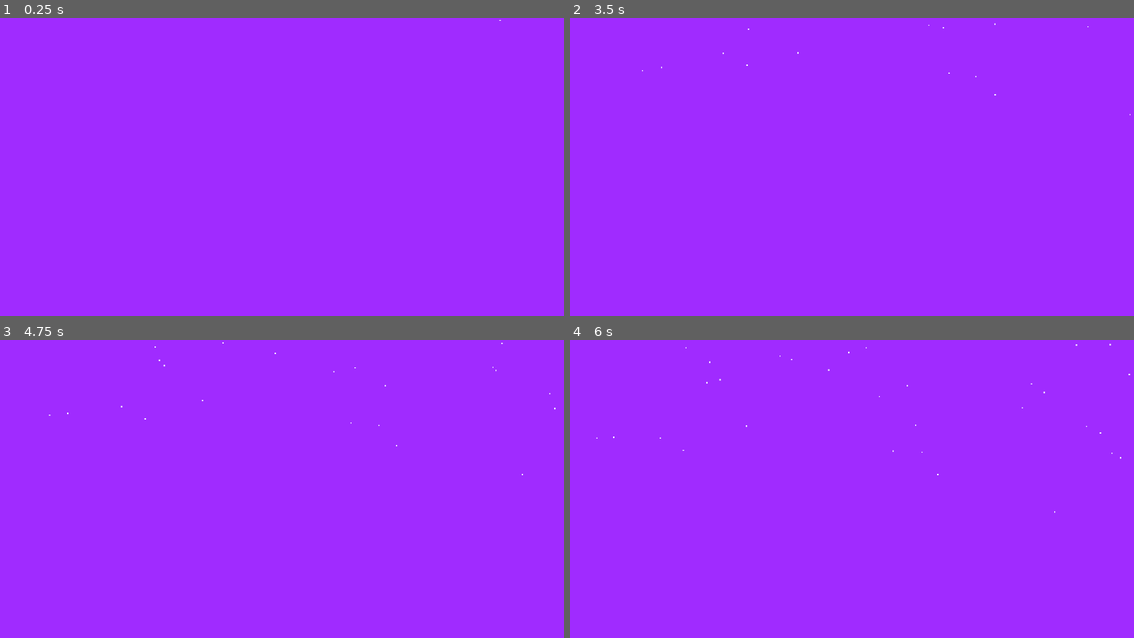
Above: before the commit, frames 1-4 (two rows, left to right).
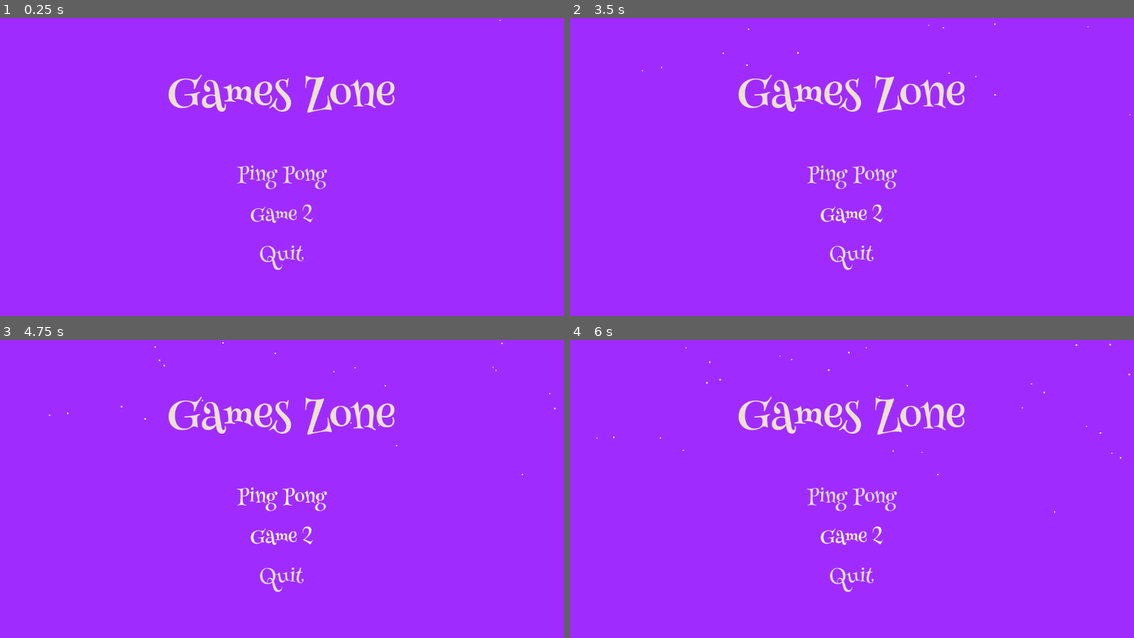
Above: after the commit, the same moments.

Repository: abrar-ol/Pong
Game: Godot game, scene res://scenes/main_menu.tscn
Same seed, same stepped clock (60 frames per second), same inputs: the game is played once before the commit and once after it. This scene is started directly instead of the project's main scene.
Inputs (mouse positions are in pixels of both pictures, inside the frame that each line leads up to):
- Up to frame 1 (0.25 s): no input
- Up to frame 2 (3.5 s): click (852, 175) at 0.5 s, where only the run after the commit has a clickable "Ping Pong"; click (852, 217) at 1.25 s, where only the run after the commit has a clickable "Game 2"; tap Enter at 2 s; hold Up (ui_up) 2.03-2.78 s; tap Space at 2.75 s; hold Down (ui_down) from 2.78 s (still down)
- Up to frame 3 (4.75 s): tap Enter at 3.5 s; release Down (ui_down) at 3.53 s; hold Up (ui_up) from 3.53 s (still down); tap Space at 4.25 s
- Up to frame 4 (6 s): tap Enter at 5 s; release Up (ui_up) at 5.03 s; hold Down (ui_down) from 5.03 s (still down)

The runs differ from the first frame. In frame 1, 2.3% of the frame differs, in the area x 29-70%, y 18-85%; in frame 2, 2.3%; in frame 3, 2.3%; in frame 4, 2.3%.

Commit message:
update the main menu

Diff:
--- a/scenes/main_menu.tscn
+++ b/scenes/main_menu.tscn
@@ -1,4 +1,6 @@
-[gd_scene load_steps=2 format=3 uid="uid://lugf77cavgrm"]
+[gd_scene load_steps=8 format=3 uid="uid://lugf77cavgrm"]
+
+[ext_resource type="FontFile" uid="uid://v3d1jvie7oky" path="res://assets/fonts/HennyPenny-Regular.ttf" id="1_mawpl"]
 
 [sub_resource type="ParticleProcessMaterial" id="ParticleProcessMaterial_77h0p"]
 particle_flag_disable_z = true
@@ -11,6 +13,16 @@
 gravity = Vector3(0, 0, 0)
 scale_min = 2.0
 scale_max = 3.0
+
+[sub_resource type="StyleBoxEmpty" id="StyleBoxEmpty_u1tkx"]
+
+[sub_resource type="StyleBoxEmpty" id="StyleBoxEmpty_t2yv4"]
+
+[sub_resource type="StyleBoxEmpty" id="StyleBoxEmpty_8npn0"]
+
+[sub_resource type="StyleBoxEmpty" id="StyleBoxEmpty_pvvqb"]
+
+[sub_resource type="StyleBoxEmpty" id="StyleBoxEmpty_65yu5"]
 
 [node name="MainMenu" type="Node2D"]
 
@@ -26,3 +38,81 @@
 amount = 100
 process_material = SubResource("ParticleProcessMaterial_77h0p")
 lifetime = 15.0
+
+[node name="Control" type="Control" parent="CanvasLayer"]
+layout_mode = 3
+anchors_preset = 15
+anchor_right = 1.0
+anchor_bottom = 1.0
+grow_horizontal = 2
+grow_vertical = 2
+
+[node name="MarginContainer" type="MarginContainer" parent="CanvasLayer/Control"]
+layout_mode = 1
+anchors_preset = 15
+anchor_right = 1.0
+anchor_bottom = 1.0
+grow_horizontal = 2
+grow_vertical = 2
+theme_override_constants/margin_left = 24
+theme_override_constants/margin_top = 80
+theme_override_constants/margin_right = 24
+theme_override_constants/margin_bottom = 80
+
+[node name="VBoxContainer" type="VBoxContainer" parent="CanvasLayer/Control/MarginContainer"]
+layout_mode = 2
+
+[node name="Label" type="Label" parent="CanvasLayer/Control/MarginContainer/VBoxContainer"]
+layout_mode = 2
+size_flags_horizontal = 4
+size_flags_vertical = 1
+theme_override_colors/font_color = Color(0.92549, 0.886275, 0.815686, 1)
+theme_override_fonts/font = ExtResource("1_mawpl")
+theme_override_font_sizes/font_size = 90
+text = "Games Zone"
+
+[node name="VBoxContainer" type="VBoxContainer" parent="CanvasLayer/Control/MarginContainer/VBoxContainer"]
+layout_mode = 2
+size_flags_vertical = 3
+theme_override_constants/separation = 10
+alignment = 1
+
+[node name="Button" type="Button" parent="CanvasLayer/Control/MarginContainer/VBoxContainer/VBoxContainer"]
+layout_mode = 2
+size_flags_horizontal = 4
+size_flags_vertical = 4
+theme_override_fonts/font = ExtResource("1_mawpl")
+theme_override_font_sizes/font_size = 40
+theme_override_styles/normal = SubResource("StyleBoxEmpty_u1tkx")
+theme_override_styles/hover = SubResource("StyleBoxEmpty_t2yv4")
+theme_override_styles/pressed = SubResource("StyleBoxEmpty_8npn0")
+theme_override_styles/disabled = SubResource("StyleBoxEmpty_pvvqb")
+theme_override_styles/focus = SubResource("StyleBoxEmpty_65yu5")
+text = "Ping Pong"
+
+[node name="Button2" type="Button" parent="CanvasLayer/Control/MarginContainer/VBoxContainer/VBoxContainer"]
+layout_mode = 2
+size_flags_horizontal = 4
+size_flags_vertical = 4
+theme_override_fonts/font = ExtResource("1_mawpl")
+theme_override_font_sizes/font_size = 40
+theme_override_styles/normal = SubResource("StyleBoxEmpty_u1tkx")
+theme_override_styles/hover = SubResource("StyleBoxEmpty_t2yv4")
+theme_override_styles/pressed = SubResource("StyleBoxEmpty_8npn0")
+theme_override_styles/disabled = SubResource("StyleBoxEmpty_pvvqb")
+theme_override_styles/focus = SubResource("StyleBoxEmpty_65yu5")
+text = "Game 2
+"
+
+[node name="Button3" type="Button" parent="CanvasLayer/Control/MarginContainer/VBoxContainer/VBoxContainer"]
+layout_mode = 2
+size_flags_horizontal = 4
+size_flags_vertical = 4
+theme_override_fonts/font = ExtResource("1_mawpl")
+theme_override_font_sizes/font_size = 40
+theme_override_styles/normal = SubResource("StyleBoxEmpty_u1tkx")
+theme_override_styles/hover = SubResource("StyleBoxEmpty_t2yv4")
+theme_override_styles/pressed = SubResource("StyleBoxEmpty_8npn0")
+theme_override_styles/disabled = SubResource("StyleBoxEmpty_pvvqb")
+theme_override_styles/focus = SubResource("StyleBoxEmpty_65yu5")
+text = "Quit"
--- a/scenes/ping_pong_Game.tscn
+++ b/scenes/ping_pong_Game.tscn
@@ -1,7 +1,7 @@
 [gd_scene load_steps=12 format=3 uid="uid://cy2iiipeqiaod"]
 
 [ext_resource type="Texture2D" uid="uid://t3dp2i3y1tj4" path="res://assets/Bg.png" id="1_0yhpc"]
-[ext_resource type="FontFile" uid="uid://ky4vsdxca2cl" path="res://assets/pixel_font.ttf" id="2_ky6ed"]
+[ext_resource type="FontFile" uid="uid://ky4vsdxca2cl" path="res://assets/fonts/pixel_font.ttf" id="2_ky6ed"]
 [ext_resource type="Script" path="res://scripts/Main.gd" id="2_ng2jo"]
 [ext_resource type="Script" path="res://scripts/Player.gd" id="3_yun1u"]
 [ext_resource type="Script" path="res://scripts/Ball.gd" id="4_pfnw0"]
Binary file added: assets/fonts/Gluten-VariableFont_slnt,wght.ttf
Not shown, added: assets/fonts/Gluten-VariableFont_slnt,wght.ttf.import
Binary file added: assets/fonts/HennyPenny-Regular.ttf
Not shown, changed: assets/fonts/HennyPenny-Regular.ttf.import
Binary file added: assets/fonts/Offside-Regular.ttf
Not shown, added: assets/fonts/Offside-Regular.ttf.import
Renamed: assets/pixel_font.ttf -> assets/fonts/pixel_font.ttf
Not shown, added: assets/fonts/pixel_font.ttf.import
